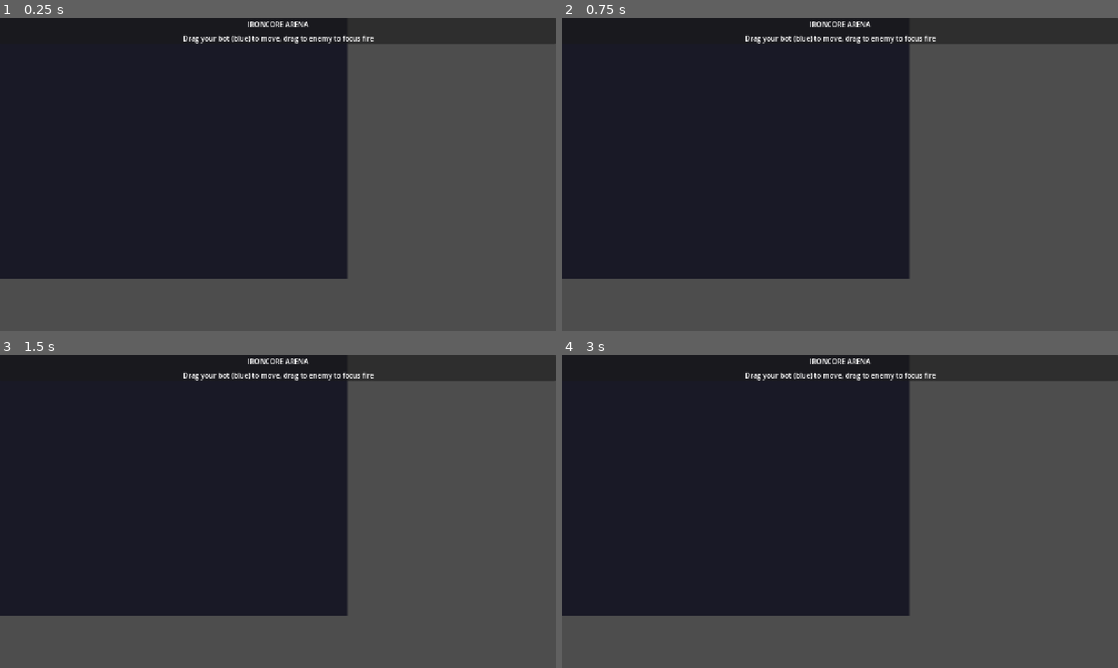
Above: before the commit, frames 1-4 (two rows, left to right).
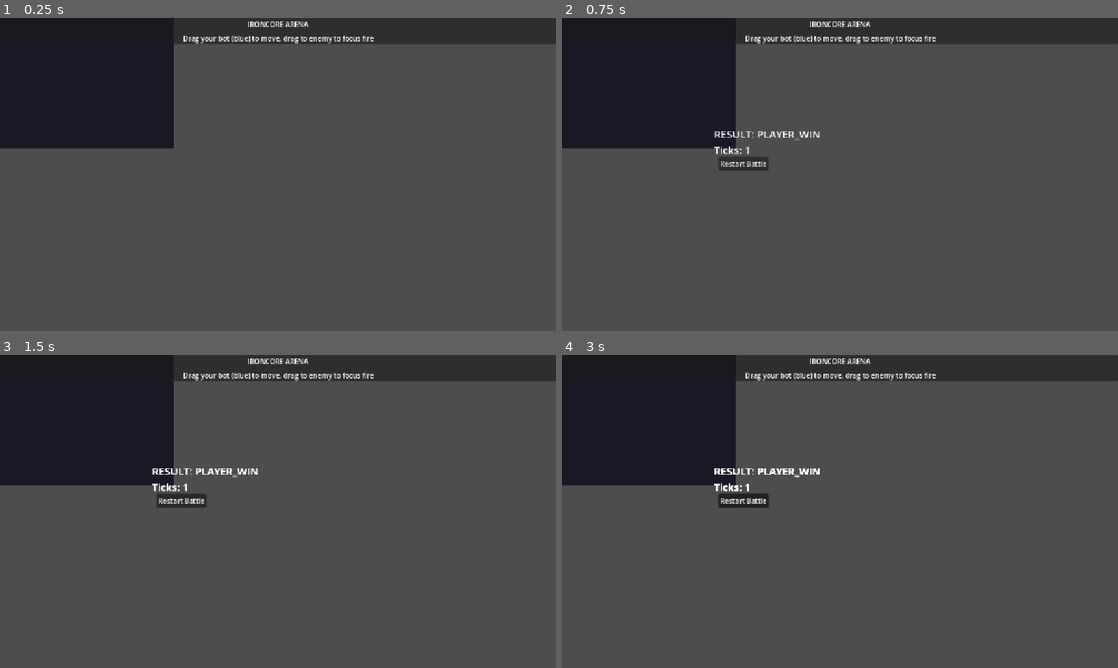
Above: after the commit, the same moments.

Repository: Ostn-DX/ironcore-arena
Game: Godot game, scene res://scenes/main.tscn
Two runs of this game, one before a commit and one after it. Both use one fixed random seed, a clock stepped at 60 frames per second and the inputs below.
Inputs (mouse positions are in pixels of both pictures, inside the frame that each line leads up to):
- Up to frame 1 (0.25 s): no input
- Up to frame 2 (0.75 s): tap Enter at 0.5 s; move the mouse to (962, 158) at 0.52 s; hold Shift from 0.53 s (still down); click (962, 158) at 0.67 s
- Up to frame 3 (1.5 s): release Shift at 1.25 s; click (183, 502) at 1.25 s, where only the run after the commit has a clickable "Restart Battle"
- Up to frame 4 (3 s): click (745, 502) at 2 s, where only the run after the commit has a clickable "Restart Battle"; click (745, 502) at 2.75 s, where only the run after the commit has a clickable "Restart Battle"

The runs differ from the first frame. In frame 1, 37% of the frame differs, in the area x 0-63%, y 8-84%; in frame 2, 36%; in frame 3, 36%; in frame 4, 36%.
Error before the commit: Parse Error: Could not find type "NodeRect" in the current scope. (res://src/ui/battle_screen.gd:163)
Error after the commit: Trying to assign an array of type "Array" to a variable of type "Array[Dictionary]". (res://autoload/SimulationManager.gd:693)

Commit message:
Fix typo: NodeRect -> ColorRect in battle_screen.gd

Diff:
--- a/project/src/ui/battle_screen.gd
+++ b/project/src/ui/battle_screen.gd
@@ -160,7 +160,7 @@
 
 
 func _create_projectile_visual(proj_id: int, position: Vector2, direction: Vector2) -> void:
-	var visual: NodeRect = ColorRect.new()
+	var visual: ColorRect = ColorRect.new()
 	visual.size = Vector2(8, 4)
 	visual.position = position - Vector2(4, 2)
 	visual.rotation = direction.angle()
